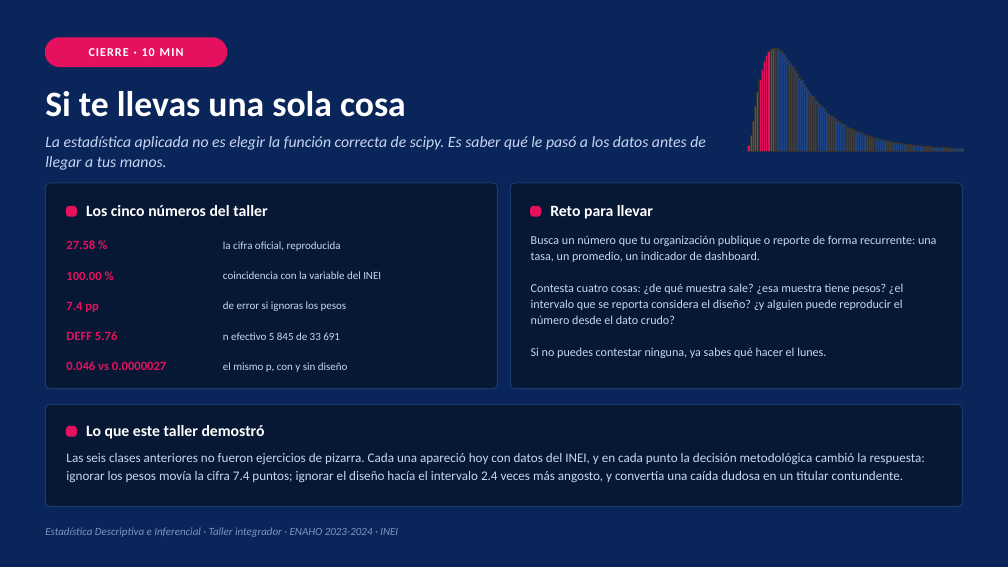
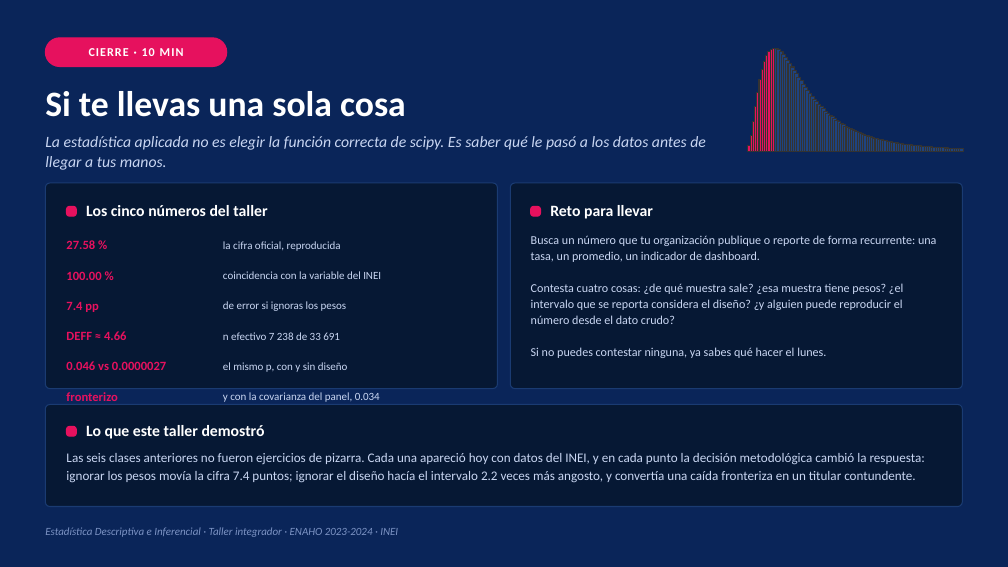
Before and after one commit to josefrodrim/Estad-stica-Descriptiva-E-Inferencial, a slide deck: slide 12 of Taller_7/PPT/Taller_Pobreza_ENAHO.pptx. Drawn at 1008x567 pixels with LibreOffice and Linux fonts; fonts in the diff are those of the drawing. Boxes give left, top, right and bottom in pixels: in the first picture for what was removed or moved away, otherwise in the second. Text is boxed around its words. In the diff, an @@ line names an element or a change of style, - is before the commit and + after.

```diff
--- a/Taller_7/PPT/Taller_Pobreza_ENAHO.pptx
+++ b/Taller_7/PPT/Taller_Pobreza_ENAHO.pptx
@@ text at (66,331,126,340): text changed @@
-DEFF 5.76
+DEFF ≈ 4.66
@@ text at (223,332,340,340): text changed @@
-n efectivo 5 845 de 33 691
+n efectivo 7 238 de 33 691
@@ text added at (66,392,117,401), 12 pt, text #E6115E, bold @@
+fronterizo
@@ text added at (223,392,380,402), 10.5 pt, text #C9D6F2 @@
+y con la covarianza del panel, 0.034
@@ text at (66,453,925,483): text changed @@
-Las seis clases anteriores no fueron ejercicios de pizarra. Cada una apareció hoy con datos del INEI, y en cada punto la decisión metodológica cambió la respuesta: ignorar los pesos movía la cifra 7.4 puntos; ignorar el diseño hacía el intervalo 2.4 veces más angosto, y convertía una caída dudosa en un titular contundente.
+Las seis clases anteriores no fueron ejercicios de pizarra. Cada una apareció hoy con datos del INEI, y en cada punto la decisión metodológica cambió la respuesta: ignorar los pesos movía la cifra 7.4 puntos; ignorar el diseño hacía el intervalo 2.2 veces más angosto, y convertía una caída fronteriza en un titular contundente.
```
Also in this commit, not shown: 5 other slides changed, 10 other files.
